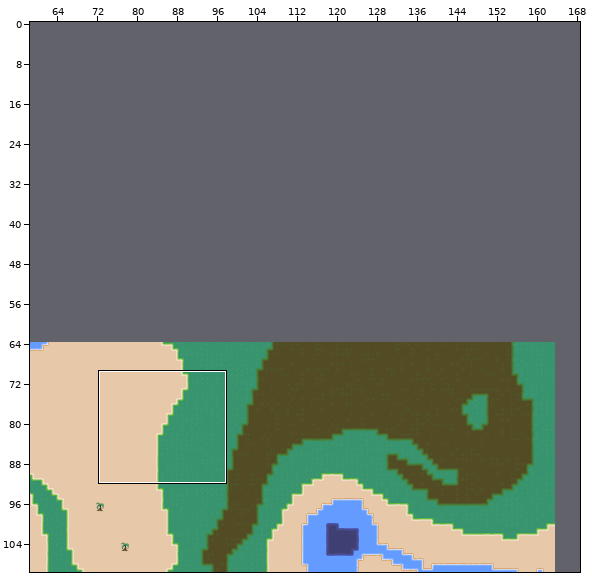
Two versions of a level (Tiled map, src/map/solidity.tmx). Above: a wide view before the commit, with the close-up outlined.
Close-up. Earlier state:
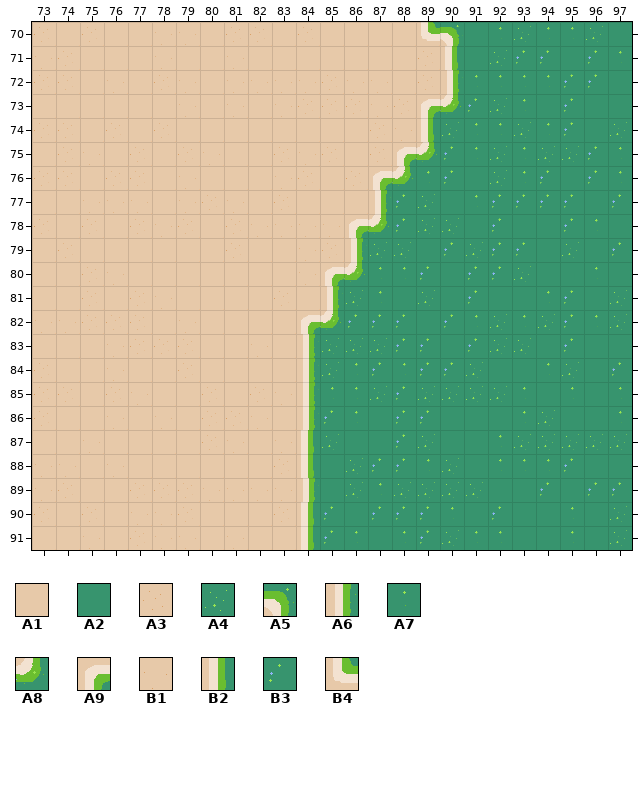
Cells are 32x32 px. Shown: x 73..97, y 70..91. The commit also changed other parts of the map, which this record leaves out. The old version is drawn lined up with the new one.
Key: from "solidterrain": A1 1, A2 2, A3 17, A4 18, A5 40, A6 56, A7 58, A8 72, A9 86, B1 97, B2 102, B3 103, B4 118.
__ is an empty cell.
Layers that did not change in this view are not listed.
Layer "terrain" before, first column x 73:
70 A3 A1 A3 A1 A1 B1 B1 A1 A3 A3 A1 A3 A1 A1 A1 A1 B4 A5 A2 A7 A4 A7 A7 A4 A2
71 B1 A3 A1 A1 A1 B1 A1 A1 B1 A1 A1 A1 A1 A1 A1 A1 A3 B2 A2 A4 B3 B3 A2 B3 A7
72 A3 A3 A1 B1 A1 A3 B1 A1 B1 B1 B1 B1 A3 B1 B1 A1 A3 A6 A7 A7 A7 A7 B3 B3 A2
73 A1 A1 A1 A1 A1 A1 B1 A1 B1 A1 B1 A3 A3 A3 B1 A3 A9 A8 B3 A4 A7 A2 B3 A2 A2
74 A3 A3 A1 A3 A1 A3 A1 A1 A1 A1 A1 A1 A1 A1 A3 B1 B2 A4 A7 A7 A4 A7 B3 A2 A4
75 A1 A3 B1 A1 A3 A1 A3 B1 A1 A1 A3 B1 A3 A1 A3 A9 A8 B3 A7 A4 A7 A4 A4 B3 A7
76 A3 A3 A1 A3 A3 A1 B1 A1 A1 A1 B1 A3 A1 A3 A9 A8 A7 B3 A2 A4 A7 B3 A2 B3 A7
77 A1 A1 B1 B1 B1 A1 B1 A3 B1 A1 A3 A1 A1 A1 A6 B3 A4 A2 A7 B3 B3 B3 B3 A2 B3
78 A3 A1 A3 A1 A3 B1 A3 A1 A3 B1 B1 B1 B1 A9 A8 B3 A4 A4 A2 B3 A2 A2 B3 A7 A2
79 A1 A3 A1 A1 A1 A1 A1 A1 A3 A1 A1 B1 A3 A6 A4 A4 A2 B3 A4 B3 B3 A2 A4 A2 B3
80 A1 A1 A3 B1 A1 A1 A1 A1 A1 A1 A1 B1 A9 A8 A7 A7 B3 A2 B3 B3 A4 A2 A2 A7 A2
81 A1 A1 A3 A1 A3 B1 A1 A1 A1 A1 A3 A1 A6 A4 A7 A2 A4 A2 B3 A2 A2 A7 B3 A2 A4
82 B1 B1 A3 A3 A3 A1 B1 A1 A1 A1 A1 A9 A8 B3 B3 B3 A2 B3 A7 A4 A7 A4 B3 A7 A4
83 A1 A1 A1 B1 A3 A3 A3 A1 A1 B1 A1 A6 A4 A4 A4 B3 B3 A2 B3 A4 A4 A2 B3 A2 A2
84 A3 A1 A1 B1 A1 A1 A3 A1 A1 A1 A1 A6 A4 A7 B3 A7 B3 B3 A4 A2 A2 A7 A4 A2 B3
85 A3 A3 A1 A3 B1 A1 A1 A3 A1 A3 B1 A6 A7 A7 A4 B3 A4 A4 A4 A4 A7 A2 A7 A2 A7
86 A3 A1 A1 B1 A1 B1 A1 A3 A3 B1 A1 A6 B3 A7 A2 B3 B3 A2 A2 A2 A7 A4 A2 A2 A7
87 A1 A1 B1 A1 A1 A1 A1 A3 B1 A1 B1 B2 A4 A2 A2 B3 A4 A2 A2 A7 A4 A4 A4 A4 A4
88 B1 B1 A1 B1 A1 A1 A1 A1 A1 A1 A3 B2 A2 A4 B3 B3 A7 A4 A2 A7 A7 A7 B3 A2 A2
89 B1 A3 A1 A1 A3 A3 A3 B1 B1 B1 B1 A6 A2 A4 A7 A4 A4 A4 A4 A2 A2 B3 A2 B3 B3
90 A3 A1 A3 A1 B1 B1 A3 A1 A1 A1 A3 B2 B3 A2 B3 B3 B3 A7 A2 B3 A2 A2 A7 A2 A4
91 A1 A1 B1 A1 A3 B1 B1 A1 B1 A1 A1 B2 B3 A7 A2 A7 B3 A4 A7 A7 A2 A2 A7 A2 A4
After:
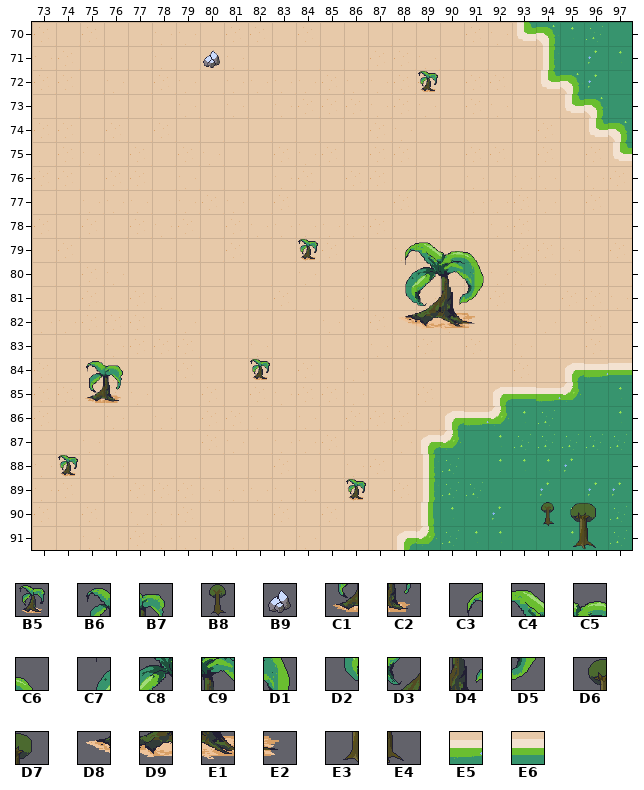
Further tiles: from "basic-sprites": B5 0 "BabyPalm", B6 8 "Palm", B7 9 "Palm", B8 12 "BabyOak", B9 23 "StoneBits", C1 24 "Palm", C2 25 "Palm", C3 32 "GreatPalm", C4 33 "GreatPalm", C5 34 "GreatPalm", C6 35 "GreatPalm", C7 48 "GreatPalm", C8 49 "GreatPalm", C9 50 "GreatPalm", D1 51 "GreatPalm", D2 64 "GreatPalm", D3 65 "GreatPalm", D4 66 "GreatPalm", D5 67 "GreatPalm", D6 68 "Oak", D7 69, D8 80 "GreatPalm", D9 81 "GreatPalm", E1 82 "GreatPalm", E2 83 "GreatPalm", E3 84, E4 85; from "solidterrain": E5 71, E6 87.
The edit:
Changed rows in their new state; .. is an unchanged cell.
map size 128x128 -> 192x192 cells (old content now starts at 36,64; both pictures use the new coordinates)
Layer "terrain":
first column x 84:
70 .. .. .. .. .. A1 A1 A3 B1 B4 A5 .. .. ..
71 .. .. .. .. .. .. A1 A1 A1 A1 A6 .. .. ..
72 .. .. .. .. .. .. A1 A3 A3 A1 B4 A5 .. ..
73 .. .. .. .. .. B1 A1 A3 B1 A1 A1 B4 A5 ..
74 .. .. .. .. .. A1 A1 A1 A1 A1 A3 A1 B4 A5
75 .. .. .. .. A3 A1 A1 A3 A3 A1 A3 A1 A3 B4
76 .. .. .. A3 A1 A1 A1 B1 A1 B1 B1 A1 B1 A3
77 .. .. .. A1 A3 A1 A1 B1 B1 A3 B1 A1 A3 A1
78 .. .. B1 A3 A1 A1 A1 A1 B1 A3 A1 A1 A1 A1
79 .. .. A1 A1 B1 A1 A1 A1 A1 A3 A3 B1 A1 A3
80 .. A1 A1 A1 A1 A3 A3 A1 B1 B1 B1 A1 A1 A1
81 .. A1 B1 A1 A1 B1 A1 A1 A3 A1 A1 A3 A3 B1
82 A1 B1 A1 A3 A1 A1 B1 A1 A1 A1 B1 A1 A3 A1
83 A1 A1 A1 B1 A1 A3 A1 A3 A1 B1 A1 A1 A3 A1
84 A3 A1 B1 A1 A1 A1 A1 A1 A1 A3 A1 A9 E5 E6
85 A3 A3 B1 A1 A1 A3 A1 A1 A9 E6 E5 A8 .. ..
86 B1 A1 A3 A3 A3 A1 A9 E5 A8 .. .. .. .. ..
87 B1 A3 A1 A1 B1 A9 A8 .. .. .. .. .. .. ..
88 A1 A1 B1 A3 A1 A6 .. .. .. .. .. .. .. ..
89 B1 A1 B1 A1 A3 A6 .. .. .. .. .. .. .. ..
90 A1 A3 A1 A1 A1 B2 .. .. .. .. .. .. .. ..
91 B1 A1 A1 A1 A9 A8 .. .. .. .. .. .. .. ..
Layer "flora":
first column x 89:
72 B5
first column x 74:
79 .. .. .. .. .. .. .. .. .. .. B5 .. .. .. C3 C4 C5 C6 .. .. .. .. ..
80 .. .. .. .. .. .. .. .. .. .. .. .. .. .. C7 C8 C9 D1 .. .. .. .. ..
81 .. .. .. .. .. .. .. .. .. .. .. .. .. .. D2 D3 D4 D5 .. .. .. .. ..
82 .. .. .. .. .. .. .. .. .. .. .. .. .. .. D8 D9 E1 E2 .. .. .. .. ..
84 .. B6 B7 .. .. .. .. .. B5 .. .. .. .. .. .. .. .. .. .. .. .. .. ..
85 .. C1 C2 .. .. .. .. .. .. .. .. .. .. .. .. .. .. .. .. .. .. .. ..
88 B5 .. .. .. .. .. .. .. .. .. .. .. .. .. .. .. .. .. .. .. .. .. ..
89 .. .. .. .. .. .. .. .. .. .. .. .. B5 .. .. .. .. .. .. .. .. .. ..
90 .. .. .. .. .. .. .. .. .. .. .. .. .. .. .. .. .. .. .. .. B8 D6 D7
91 .. .. .. .. .. .. .. .. .. .. .. .. .. .. .. .. .. .. .. .. .. E3 E4
Layer "camp":
first column x 80:
71 B9
